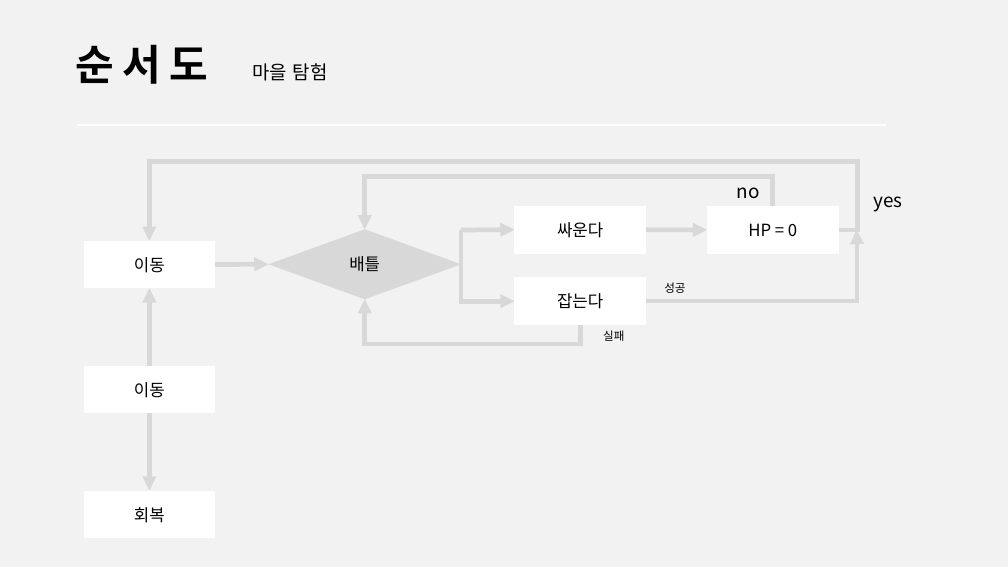
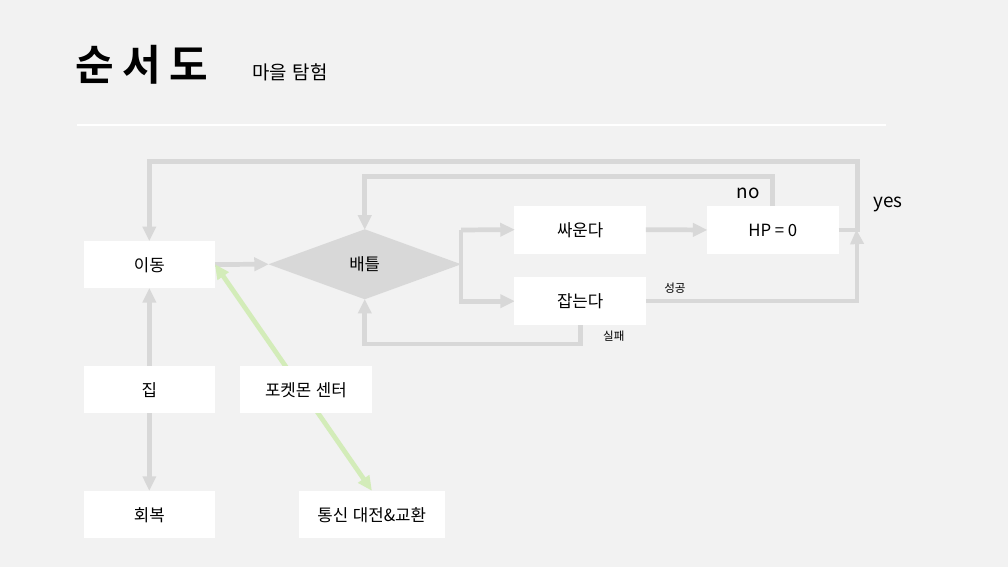
Before and after one commit to YunHoseon/InhaStudy, a slide deck: slide 7 of Hokemon2.pptx. Drawn at 1008x567 pixels with LibreOffice and Linux fonts; fonts in the diff are those of the drawing. Boxes give left, top, right and bottom in pixels: in the first picture for what was removed or moved away, otherwise in the second. Text is boxed around its words. In the diff, an @@ line names an element or a change of style, - is before the commit and + after.

```diff
--- a/Hokemon2.pptx
+++ b/Hokemon2.pptx
@@ double arrow added from (216, 265) to (372, 491), #D3ECB9 4.5 pt @@
@@ text in rectangle at (x1=142, y1=382, x2=157, y2=397): text changed @@
-이동
+집
@@ rectangle added at (x1=240, y1=366, x2=372, y2=414), fill #FFFFFF, 16 pt, text #000000 @@
+포켓몬 센터
@@ rectangle added at (x1=299, y1=491, x2=445, y2=538), fill #FFFFFF, 16 pt, text #000000 @@
+통신 대전&교환
```
Also in this commit, not shown: 3 other slides changed, 34 other files.
